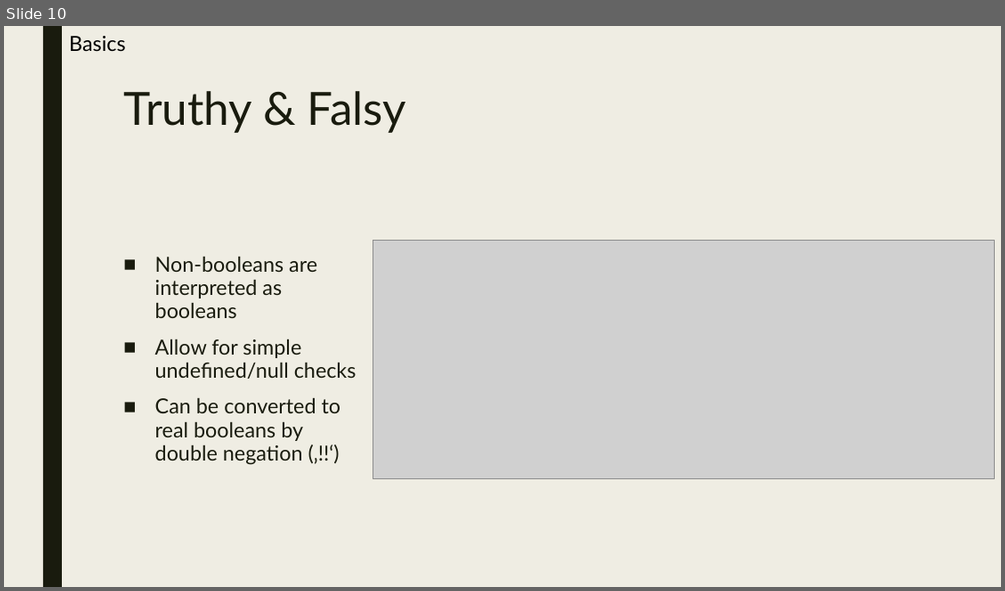
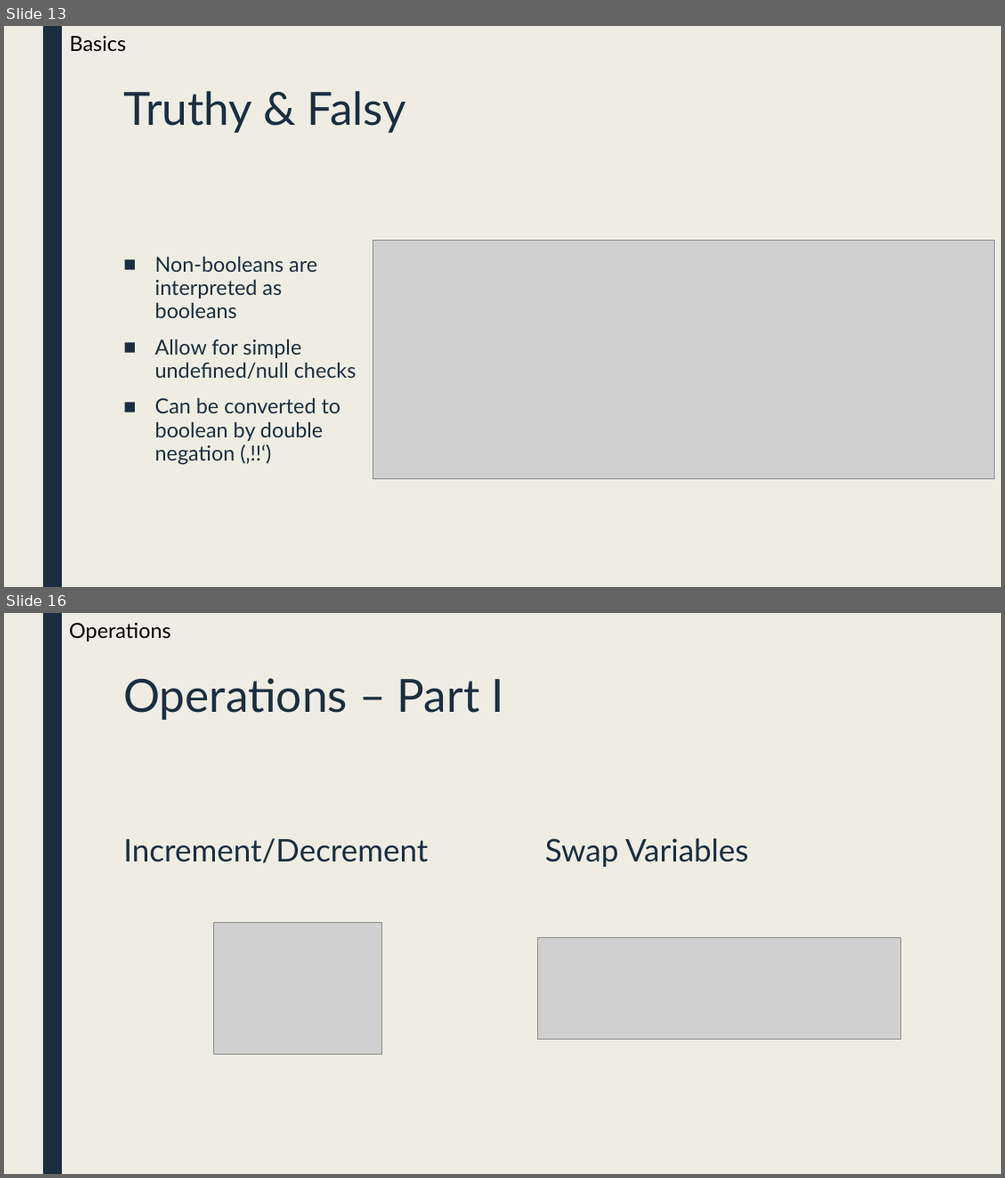
Before and after one commit to manuelhuber/typescript, a slide deck: Typescript.pptx. Shown one above the other, each under a label of ours: slide 10 before the commit, slides 13 and 16 after it; the slides between them are not shown. The pictures are 1005x591 and 1005x1178 pixels, drawn with LibreOffice and Linux fonts; fonts in the diff are those of the drawing; grey boxes stand for pictures. Boxes give left, top, right and bottom in pixels: in the first picture for what was removed or moved away, otherwise in the second. Text is boxed around its words. In the diff, an @@ line names an element or a change of style, - is before the commit and + after.

```diff
--- a/Typescript.pptx
+++ b/Typescript.pptx
@@ slide 16 added at bbox=[4, 613, 1001, 1174], background #EFEDE3; not listed: 1 template element that a slide beside it also shows @@
@@ text added at bbox=[69, 623, 170, 641], 20 pt, text #000000 @@
+Operations
@@ title added at bbox=[123, 678, 504, 720], 44 pt, text #1A2E40 @@
+Operations – Part I
@@ text added at bbox=[123, 838, 428, 863], 30 pt, text #1A2E40 @@
+Increment/Decrement
@@ text added at bbox=[545, 838, 748, 867], 30 pt, text #1A2E40 @@
+Swap Variables
@@ picture added at bbox=[213, 923, 381, 1054] @@
@@ picture added at bbox=[538, 938, 901, 1038] @@
@@ what was slide 10 is now slide 13 @@
@@ slide 13 changed as well @@
@@ rectangle at bbox=[43, 26, 62, 587]: fill #191B0E to #1A2E40 @@
@@ title "Truthy & Falsy" at bbox=[123, 91, 406, 133]: text colour #191B0E to #1A2E40 @@
@@ text at bbox=[155, 256, 356, 378]: text colour #191B0E to #1A2E40 in "Non-booleans are interpreted as booleans", "Allow for simple undefined/null checks" @@
@@ text at bbox=[155, 397, 341, 465]: text changed; text colour #191B0E to #1A2E40 @@
-■ Can be converted to real booleans by double negation (‚!!‘)
+■ Can be converted to boolean by double negation (‚!!‘)
```
Also in this commit, not shown: 9 other slides changed, 37 other slides added, 2 other files.
